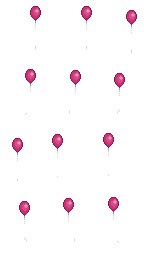
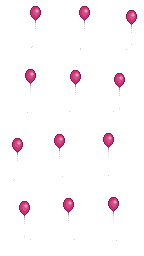
Layer changes from the first 144 × 256 image to the second:
painted on "baloon-pink" over 52, 6, 92, 149
painted on "string" over 13, 21, 132, 243
